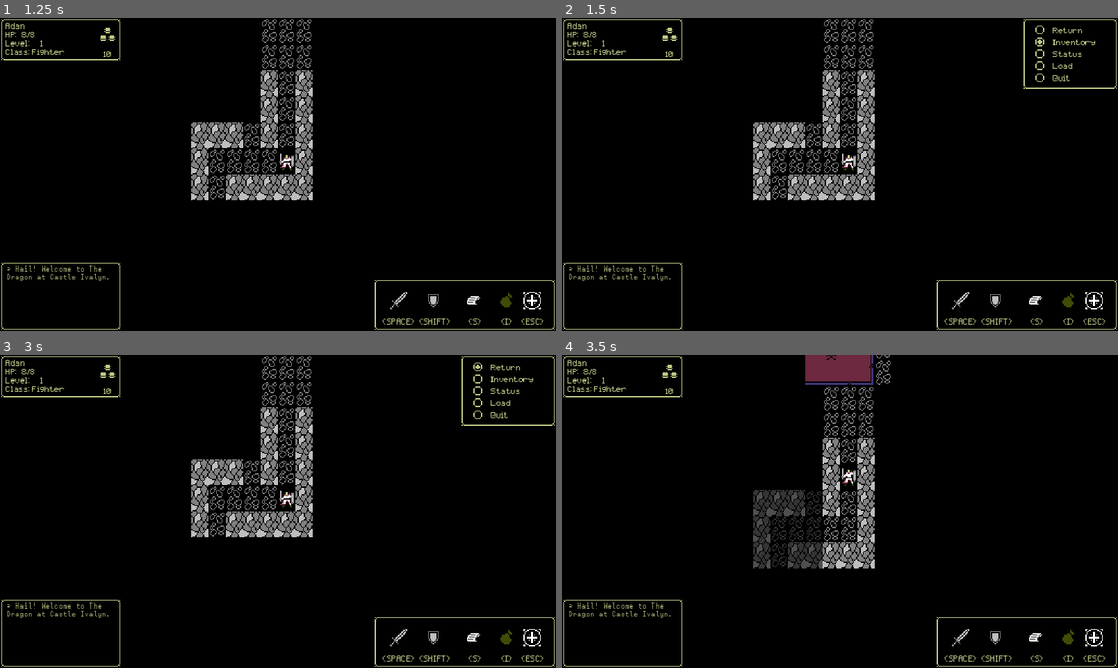
Above: before the commit, frames 1-4 (two rows, left to right).
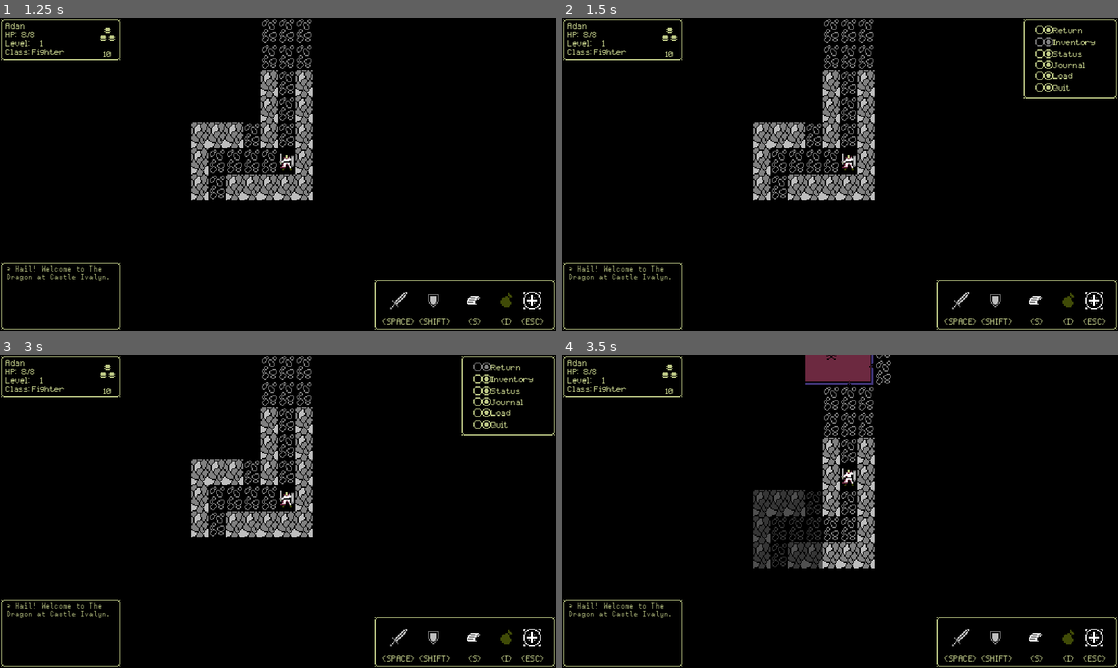
Above: after the commit, the same moments.

Repository: ChrisGlenn/tdaci
Game: Godot game, scene res://Scenes/LevelOne/level_one.tscn
Two runs of this game, one before a commit and one after it. Both use one fixed random seed, a clock stepped at 60 frames per second and the inputs below.
Inputs:
- Up to frame 1 (1.25 s): tap Enter at 0.5 s; hold Right (ci_RIGHT) from 0.53 s (still down); tap Space (ci_A) at 0.6 s; tap Ctrl (ci_B) at 0.8 s
- Up to frame 2 (1.5 s): tap Escape (ci_START) at 1.25 s; release Right (ci_RIGHT) at 1.28 s; hold Down (ci_DOWN) from 1.28 s (still down); tap Ctrl (ci_B) at 1.35 s
- Up to frame 3 (3 s): tap Space (ci_A) at 1.55, 2.1 s; tap Escape (ci_START) at 2, 2.75 s; release Down (ci_DOWN) at 2.03 s; hold Right (ci_RIGHT) 2.03-2.78 s; tap Ctrl (ci_B) at 2.3, 2.85 s; hold Up (ci_UP) from 2.78 s (still down)
- Up to frame 4 (3.5 s): keep holding Up (ci_UP); tap Space (ci_A) at 3.05 s

Frame 1 is identical in both runs. In frame 2, 0.5% of the frame differs, in the area x 83-100%, y 2-26%; in frame 3, 0.5%; in frame 4, nothing differs.

Commit message:
10/9/2024 MIDNIGHT

Diff:
--- a/Scenes/UI/Game_Menu/game_menu.gd
+++ b/Scenes/UI/Game_Menu/game_menu.gd
@@ -3,6 +3,7 @@
 # if the player hits ESC or START then this menu pops up giving them a list of options
 # they can choose from such as see the inventory or character status, ect.
 @onready var STAT_MENU = preload("res://Scenes/UI/Status_Menu/status_menu.tscn")
+@onready var JOURNAL_MENU = preload("res://Scenes/UI/Quest_Menu/quest_menu.tscn")
 @onready var SELECTORS = $Select_Nodes
 var sel_pos : int = 0 # this shows the current selector
 
@@ -17,7 +18,7 @@
 func game_menu():
     # check for player input and then respond accordingly depending on the current sel_pos
     if Input.is_action_just_pressed("ci_DOWN"):
-        if sel_pos != 4:
+        if sel_pos != 5:
             sel_pos += 1 # increment selection position
     if Input.is_action_just_pressed("ci_UP"):
         if sel_pos != 0:
@@ -33,6 +34,11 @@
             var stat_menu = STAT_MENU.instantiate()
             get_parent().add_child(stat_menu) # add the menu as a child to the HUD
             queue_free() # delete self
+        elif sel_pos == 3:
+            # quest journal
+            var journal = JOURNAL_MENU.instantiate()
+            get_parent().add_child(journal) # add as a child to the HUD
+            queue_free() # delete self
         elif sel_pos == 4:
             # quit the game
             # DEBUG IN THE FUTURE THIS WILL ASK IF THEY ARE SURE
--- a/Scenes/UI/Game_Menu/game_menu.tscn
+++ b/Scenes/UI/Game_Menu/game_menu.tscn
@@ -12,7 +12,7 @@
 [node name="UI_NinePatch" parent="." instance=ExtResource("1_1w3ep")]
 offset_left = 424.0
 offset_right = 512.0
-offset_bottom = 66.0
+offset_bottom = 75.0
 
 [node name="Return" type="Label" parent="."]
 offset_left = 452.0
@@ -45,11 +45,21 @@
 theme_override_font_sizes/font_size = 6
 text = "Status"
 
+[node name="Journal" type="Label" parent="."]
+offset_left = 452.0
+offset_top = 40.0
+offset_right = 504.0
+offset_bottom = 48.0
+theme_override_colors/font_color = Color(0.74902, 0.792157, 0.529412, 1)
+theme_override_fonts/font = ExtResource("2_echw5")
+theme_override_font_sizes/font_size = 6
+text = "Journal"
+
 [node name="Load" type="Label" parent="."]
 offset_left = 452.0
-offset_top = 41.0
+offset_top = 50.0
 offset_right = 504.0
-offset_bottom = 49.0
+offset_bottom = 58.0
 theme_override_colors/font_color = Color(0.74902, 0.792157, 0.529412, 1)
 theme_override_fonts/font = ExtResource("2_echw5")
 theme_override_font_sizes/font_size = 6
@@ -58,9 +68,9 @@
 
 [node name="Quit" type="Label" parent="."]
 offset_left = 452.0
-offset_top = 52.0
+offset_top = 61.0
 offset_right = 504.0
-offset_bottom = 60.0
+offset_bottom = 69.0
 theme_override_colors/font_color = Color(0.74902, 0.792157, 0.529412, 1)
 theme_override_fonts/font = ExtResource("2_echw5")
 theme_override_font_sizes/font_size = 6
@@ -89,13 +99,19 @@
 hframes = 2
 
 [node name="Sel_Four" type="Sprite2D" parent="Select_Nodes"]
-position = Vector2(436, 40)
+position = Vector2(436, 39)
 texture = ExtResource("3_j3018")
 centered = false
 hframes = 2
 
 [node name="Sel_Five" type="Sprite2D" parent="Select_Nodes"]
-position = Vector2(436, 51)
+position = Vector2(436, 49)
 texture = ExtResource("3_j3018")
 centered = false
 hframes = 2
+
+[node name="Sel_Six" type="Sprite2D" parent="Select_Nodes"]
+position = Vector2(436, 60)
+texture = ExtResource("3_j3018")
+centered = false
+hframes = 2
--- /dev/null
+++ b/Scenes/UI/Quest_Menu/quest_menu.gd
@@ -0,0 +1,39 @@
+extends CanvasLayer
+# QUEST MENU SCRIPT
+# the player is given a list of the current quests they are on along with a text screen that shows the
+# details of said quest
+@onready var QUESTS = $List_Background/Quests
+@onready var SELECTORS = $List_Background/Selectors
+@onready var QUEST_TITLE = $Quest_Background/Quest_Title
+@onready var QUEST_TEXT = $Quest_Background/Quest_Text
+@onready var RETURN = $Quest_Background/Press_Return
+var sel_pos : int = 0 # tracks the player's position
+
+
+func _ready() -> void:
+	get_tree().paused = true # pause the game
+	# loop through the Globals quests and then set the descriptions/titles
+	if Globals.quests.size() == 0:
+		QUEST_TEXT.text = "You have no current quests..."
+	else:
+		for n in Globals.quests.size():
+			SELECTORS.get_child(n).visible = true # show the selector
+			QUESTS.get_child(n).visible = true
+			QUESTS.get_child(n).text = Globals.quests[n]["title"]
+			QUEST_TITLE.visible = true
+			QUEST_TITLE.text = Globals.quests[n]["title"]
+			QUEST_TEXT.text = Globals.quests[n]["description"]
+			if Globals.quests[n]["status"] == "complete":
+				# change the color to gray
+				pass
+		SELECTORS.get_child(sel_pos).frame = 1 # show the selected selector
+	visible = true # show the journal
+
+func _process(_delta: float) -> void:
+	journal_selection() # journal function
+
+
+func journal_selection():
+	if Input.is_action_just_pressed("ci_B"):
+		get_tree().paused = false # unpase the game
+		queue_free() # delete self
--- /dev/null
+++ b/Scenes/UI/Quest_Menu/quest_menu.tscn
@@ -0,0 +1,239 @@
+[gd_scene load_steps=5 format=3 uid="uid://cikfxgquhi0w1"]
+
+[ext_resource type="Script" path="res://Scenes/UI/Quest_Menu/quest_menu.gd" id="1_oh6q4"]
+[ext_resource type="PackedScene" uid="uid://cax0kv3jxjlwc" path="res://Scenes/UI/UI_NinePatch/ui_nine_patch.tscn" id="1_tt1i1"]
+[ext_resource type="FontFile" uid="uid://dcbyalkyecj3i" path="res://Fonts/pixelmix.ttf" id="2_lwj0l"]
+[ext_resource type="Texture2D" uid="uid://bm5wcn8t8p4kr" path="res://Sprites/UI/Selectors.png" id="4_ix4qt"]
+
+[node name="Quest_Menu" type="CanvasLayer"]
+process_mode = 3
+script = ExtResource("1_oh6q4")
+
+[node name="Quest_Background" parent="." instance=ExtResource("1_tt1i1")]
+offset_left = 176.0
+offset_right = 384.0
+offset_bottom = 136.0
+
+[node name="Quest_Title" type="Label" parent="Quest_Background"]
+visible = false
+offset_left = 16.0
+offset_top = 8.0
+offset_right = 192.0
+offset_bottom = 16.0
+theme_override_colors/font_color = Color(0.74902, 0.792157, 0.529412, 1)
+theme_override_fonts/font = ExtResource("2_lwj0l")
+theme_override_font_sizes/font_size = 8
+text = "Quest Title"
+horizontal_alignment = 1
+
+[node name="Quest_Text" type="Label" parent="Quest_Background"]
+layout_mode = 0
+offset_left = 16.0
+offset_top = 24.0
+offset_right = 192.0
+offset_bottom = 113.0
+theme_override_colors/font_color = Color(0.74902, 0.792157, 0.529412, 1)
+theme_override_fonts/font = ExtResource("2_lwj0l")
+theme_override_font_sizes/font_size = 8
+text = "There are no quests to display..."
+autowrap_mode = 3
+
+[node name="Press_Return" type="Label" parent="Quest_Background"]
+offset_left = 16.0
+offset_top = 120.0
+offset_right = 192.0
+offset_bottom = 128.0
+theme_override_colors/font_color = Color(0.74902, 0.792157, 0.529412, 1)
+theme_override_fonts/font = ExtResource("2_lwj0l")
+theme_override_font_sizes/font_size = 8
+text = "Press CTRL to Close"
+horizontal_alignment = 1
+
+[node name="List_Background" parent="." instance=ExtResource("1_tt1i1")]
+offset_left = 384.0
+offset_right = 512.0
+offset_bottom = 136.0
+
+[node name="Quests" type="Node2D" parent="List_Background"]
+
+[node name="Quest_One" type="Label" parent="List_Background/Quests"]
+visible = false
+offset_left = 19.0
+offset_top = 9.0
+offset_right = 120.0
+offset_bottom = 17.0
+theme_override_colors/font_color = Color(0.74902, 0.792157, 0.529412, 1)
+theme_override_fonts/font = ExtResource("2_lwj0l")
+theme_override_font_sizes/font_size = 6
+text = "Quest"
+
+[node name="Quest_Two" type="Label" parent="List_Background/Quests"]
+visible = false
+offset_left = 19.0
+offset_top = 21.0
+offset_right = 120.0
+offset_bottom = 29.0
+theme_override_colors/font_color = Color(0.74902, 0.792157, 0.529412, 1)
+theme_override_fonts/font = ExtResource("2_lwj0l")
+theme_override_font_sizes/font_size = 6
+text = "Quest"
+
+[node name="Quest_Three" type="Label" parent="List_Background/Quests"]
+visible = false
+offset_left = 19.0
+offset_top = 33.0
+offset_right = 120.0
+offset_bottom = 41.0
+theme_override_colors/font_color = Color(0.74902, 0.792157, 0.529412, 1)
+theme_override_fonts/font = ExtResource("2_lwj0l")
+theme_override_font_sizes/font_size = 6
+text = "Quest"
+
+[node name="Quest_Four" type="Label" parent="List_Background/Quests"]
+visible = false
+offset_left = 19.0
+offset_top = 45.0
+offset_right = 120.0
+offset_bottom = 53.0
+theme_override_colors/font_color = Color(0.74902, 0.792157, 0.529412, 1)
+theme_override_fonts/font = ExtResource("2_lwj0l")
+theme_override_font_sizes/font_size = 6
+text = "Quest"
+
+[node name="Quest_Five" type="Label" parent="List_Background/Quests"]
+visible = false
+offset_left = 19.0
+offset_top = 57.0
+offset_right = 120.0
+offset_bottom = 65.0
+theme_override_colors/font_color = Color(0.74902, 0.792157, 0.529412, 1)
+theme_override_fonts/font = ExtResource("2_lwj0l")
+theme_override_font_sizes/font_size = 6
+text = "Quest"
+
+[node name="Quest_Six" type="Label" parent="List_Background/Quests"]
+visible = false
+offset_left = 19.0
+offset_top = 69.0
+offset_right = 120.0
+offset_bottom = 77.0
+theme_override_colors/font_color = Color(0.74902, 0.792157, 0.529412, 1)
+theme_override_fonts/font = ExtResource("2_lwj0l")
+theme_override_font_sizes/font_size = 6
+text = "Quest"
+
+[node name="Quest_Seven" type="Label" parent="List_Background/Quests"]
+visible = false
+offset_left = 19.0
+offset_top = 81.0
+offset_right = 120.0
+offset_bottom = 89.0
+theme_override_colors/font_color = Color(0.74902, 0.792157, 0.529412, 1)
+theme_override_fonts/font = ExtResource("2_lwj0l")
+theme_override_font_sizes/font_size = 6
+text = "Quest"
+
+[node name="Quest_Eight" type="Label" parent="List_Background/Quests"]
+visible = false
+offset_left = 19.0
+offset_top = 93.0
+offset_right = 120.0
+offset_bottom = 101.0
+theme_override_colors/font_color = Color(0.74902, 0.792157, 0.529412, 1)
+theme_override_fonts/font = ExtResource("2_lwj0l")
+theme_override_font_sizes/font_size = 6
+text = "Quest"
+
+[node name="Quest_Nine" type="Label" parent="List_Background/Quests"]
+visible = false
+offset_left = 19.0
+offset_top = 105.0
+offset_right = 120.0
+offset_bottom = 113.0
+theme_override_colors/font_color = Color(0.74902, 0.792157, 0.529412, 1)
+theme_override_fonts/font = ExtResource("2_lwj0l")
+theme_override_font_sizes/font_size = 6
+text = "Quest"
+
+[node name="Quest_Ten" type="Label" parent="List_Background/Quests"]
+visible = false
+offset_left = 19.0
+offset_top = 117.0
+offset_right = 120.0
+offset_bottom = 125.0
+theme_override_colors/font_color = Color(0.74902, 0.792157, 0.529412, 1)
+theme_override_fonts/font = ExtResource("2_lwj0l")
+theme_override_font_sizes/font_size = 6
+text = "Quest"
+
+[node name="Selectors" type="Node2D" parent="List_Background"]
+
+[node name="Sel_One" type="Sprite2D" parent="List_Background/Selectors"]
+visible = false
+position = Vector2(7, 8)
+texture = ExtResource("4_ix4qt")
+centered = false
+hframes = 4
+
+[node name="Sel_Two" type="Sprite2D" parent="List_Background/Selectors"]
+visible = false
+position = Vector2(7, 20)
+texture = ExtResource("4_ix4qt")
+centered = false
+hframes = 4
+
+[node name="Sel_Three" type="Sprite2D" parent="List_Background/Selectors"]
+visible = false
+position = Vector2(7, 32)
+texture = ExtResource("4_ix4qt")
+centered = false
+hframes = 4
+
+[node name="Sel_Four" type="Sprite2D" parent="List_Background/Selectors"]
+visible = false
+position = Vector2(7, 44)
+texture = ExtResource("4_ix4qt")
+centered = false
+hframes = 4
+
+[node name="Sel_Five" type="Sprite2D" parent="List_Background/Selectors"]
+visible = false
+position = Vector2(7, 56)
+texture = ExtResource("4_ix4qt")
+centered = false
+hframes = 4
+
+[node name="Sel_Six" type="Sprite2D" parent="List_Background/Selectors"]
+visible = false
+position = Vector2(7, 68)
+texture = ExtResource("4_ix4qt")
+centered = false
+hframes = 4
+
+[node name="Sel_Seven" type="Sprite2D" parent="List_Background/Selectors"]
+visible = false
+position = Vector2(7, 80)
+texture = ExtResource("4_ix4qt")
+centered = false
+hframes = 4
+
+[node name="Sel_Eight" type="Sprite2D" parent="List_Background/Selectors"]
+visible = false
+position = Vector2(7, 92)
+texture = ExtResource("4_ix4qt")
+centered = false
+hframes = 4
+
+[node name="Sel_Nine" type="Sprite2D" parent="List_Background/Selectors"]
+visible = false
+position = Vector2(7, 104)
+texture = ExtResource("4_ix4qt")
+centered = false
+hframes = 4
+
+[node name="Sel_Ten" type="Sprite2D" parent="List_Background/Selectors"]
+visible = false
+position = Vector2(7, 116)
+texture = ExtResource("4_ix4qt")
+centered = false
+hframes = 4
--- a/Scripts/globals.gd
+++ b/Scripts/globals.gd
@@ -59,6 +59,9 @@
 
 # game/system variables
 var stage : int = 0 # game stage
+var quests : Array = [
+    {"title": "Quest A","description": "This is a simple test QUEST placeholder","status": "complete"}
+] # holds the current quests for the game
 var can_move : bool = true # if the player can move the character
 var player_moved : bool = false # true if the player has moved
 var timer_ctrl : float = 100.0 # timer control
Binary file changed: Art/Selectors.aseprite
Not shown, changed: Notes/todo.txt
Binary file changed: Sprites/UI/Selectors.png
